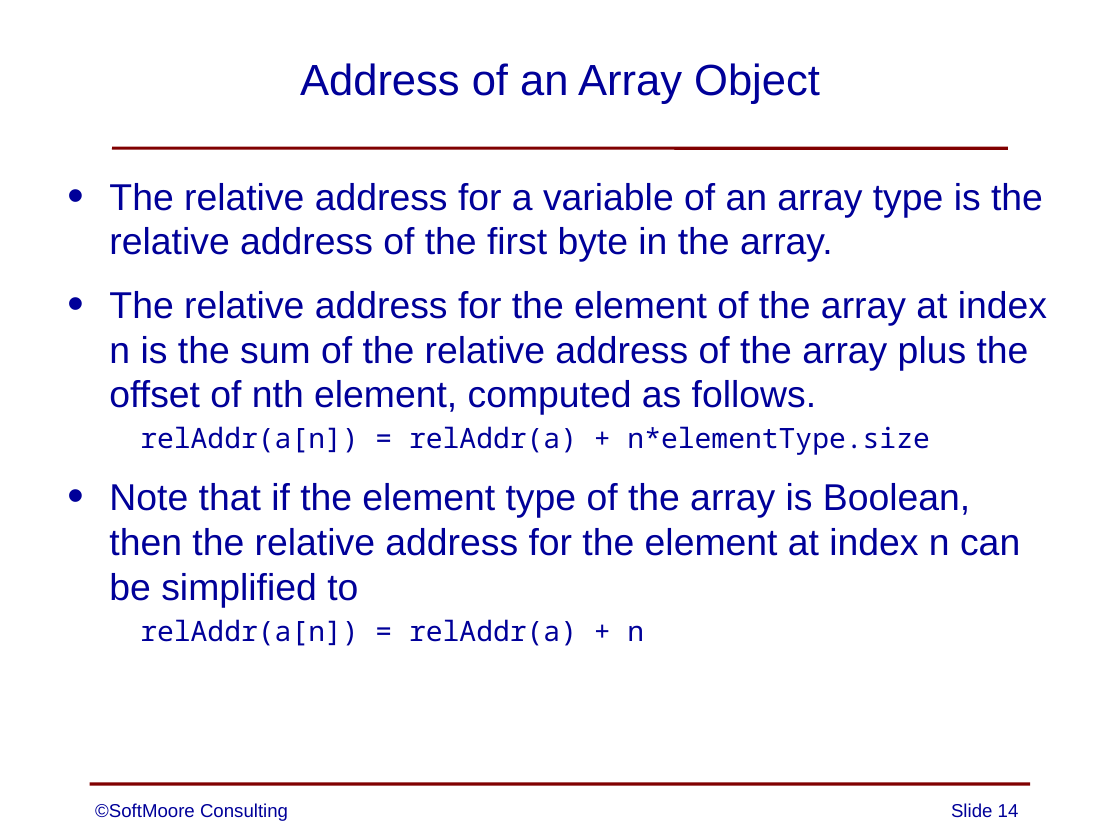
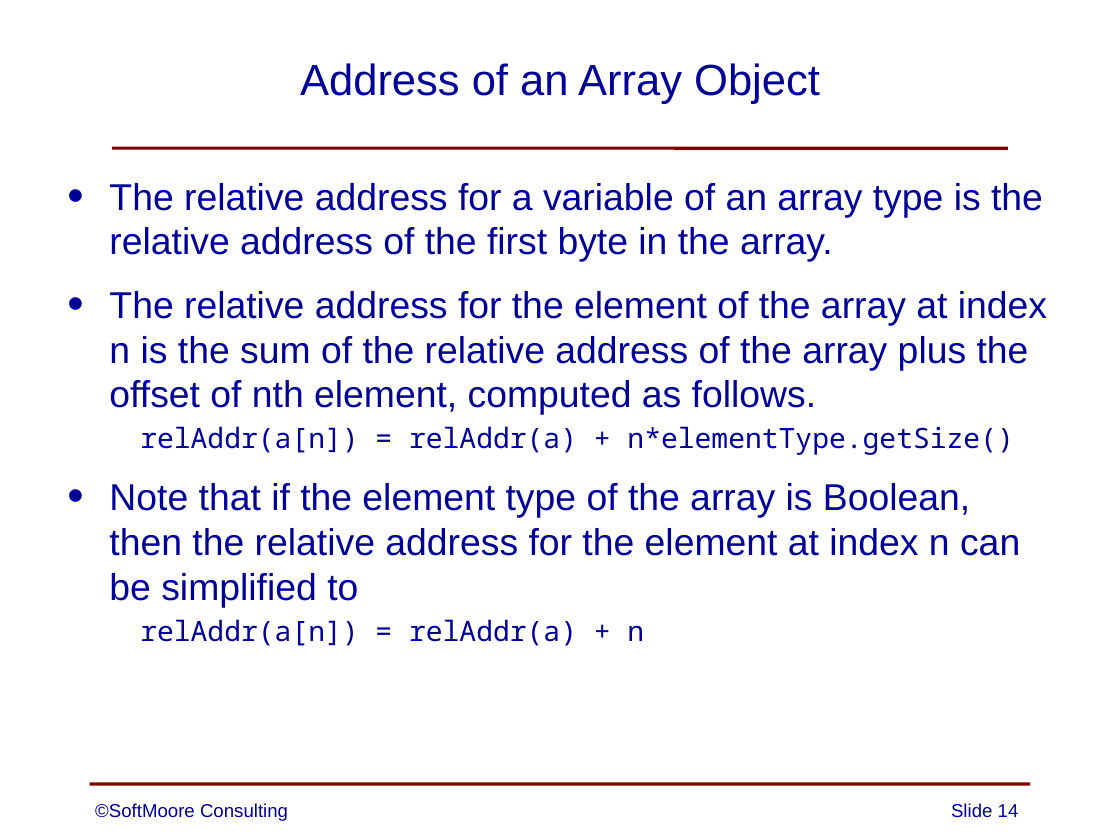
Before and after one commit to SoftMoore/CPRL-Java-3rd, a slide deck: slide 14 of PowerPoints/14 - Arrays.pptx. Drawn at 1120x840 pixels with LibreOffice and Linux fonts; fonts in the diff are those of the drawing. Boxes give left, top, right and bottom in pixels: in the first picture for what was removed or moved away, otherwise in the second. Text is boxed around its words. In the diff, an @@ line names an element or a change of style, - is before the commit and + after.

```diff
--- a/PowerPoints/14 - Arrays.pptx
+++ b/PowerPoints/14 - Arrays.pptx
@@ text at [140, 426, 1013, 455]: text changed @@
-  relAddr(a[n]) = relAddr(a) + n*elementType.size
+  relAddr(a[n]) = relAddr(a) + n*elementType.getSize()
```
Also in this commit, not shown: 2 other slides changed.
